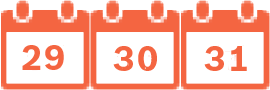
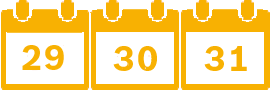
Layer changes from the first 270px x 90px image to the second:
painted on "29" (1st of 2) over left=22, top=45, right=64, bottom=70
added layer "Color Fill 1" above "29" over left=1, top=9, right=89, bottom=90
painted on "29" (2nd of 2) over left=6, top=0, right=90, bottom=87
added layer "Color Fill 2" above "30" over left=90, top=9, right=179, bottom=90
painted on "30" (1st of 2) over left=90, top=0, right=180, bottom=88
painted on "31" (1st of 2) over left=204, top=46, right=247, bottom=71
painted on "30" (2nd of 2) over left=113, top=46, right=157, bottom=71
added layer "Color Fill 3" above "31" over left=181, top=9, right=270, bottom=90
painted on "31" (2nd of 2) over left=186, top=0, right=264, bottom=84
